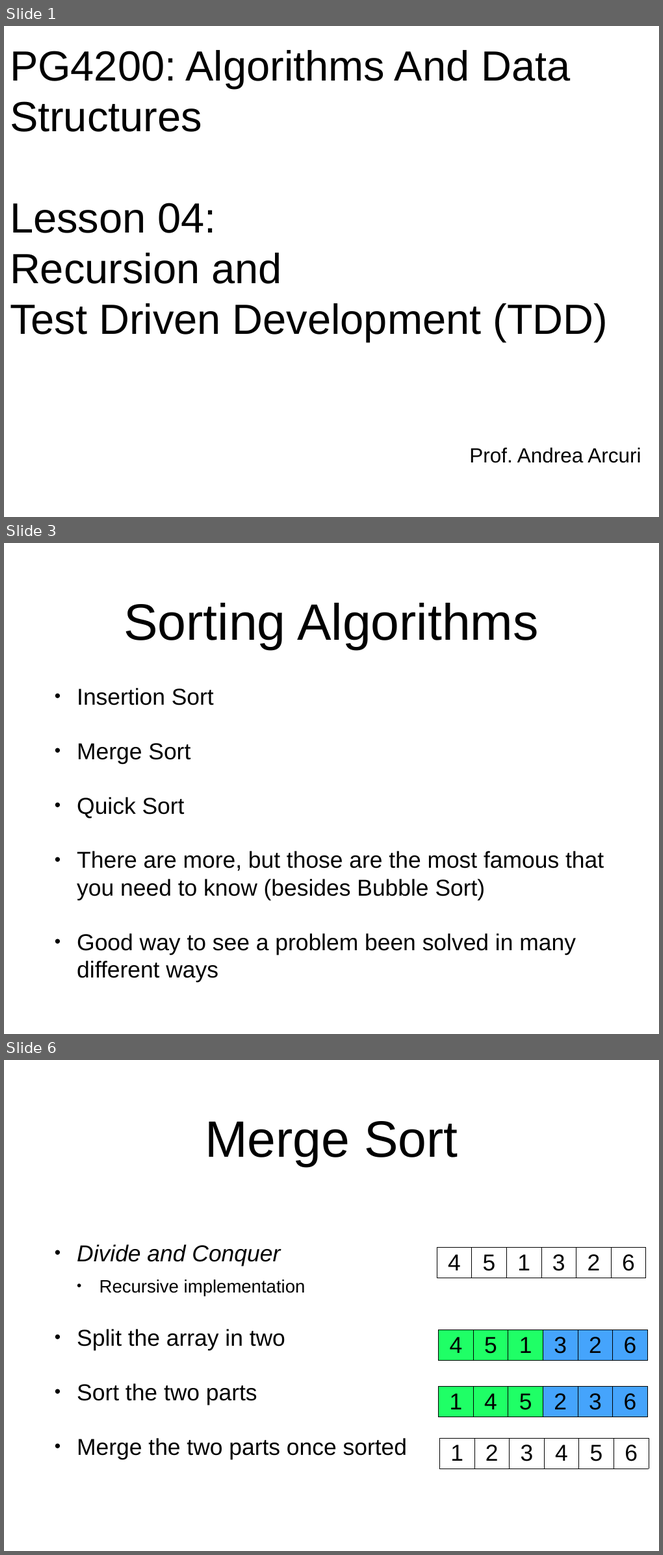
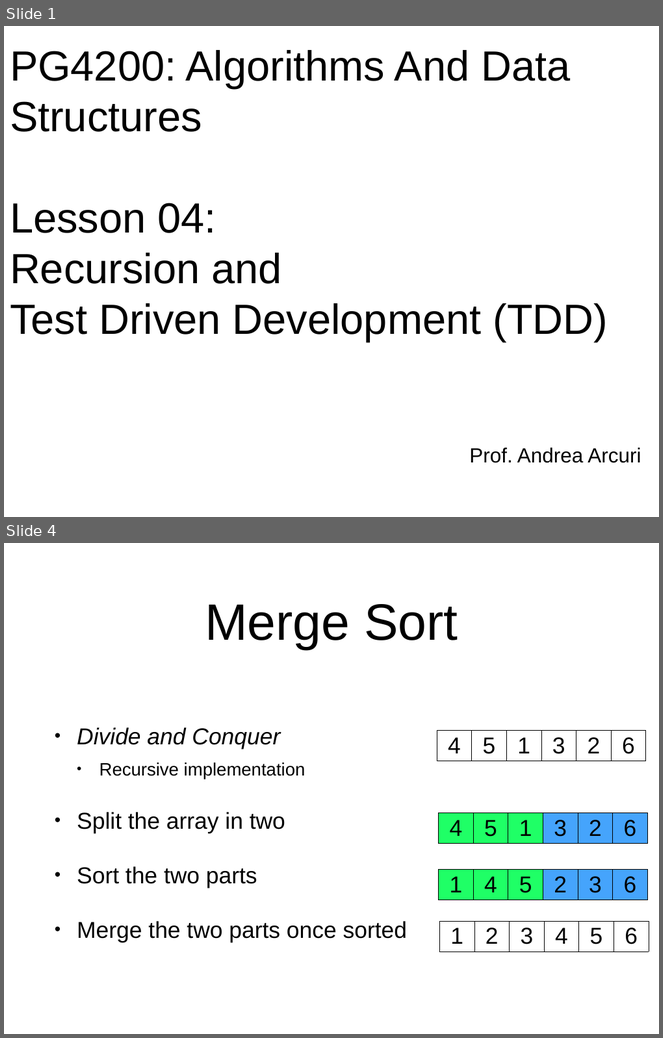
Before and after one commit to arcuri82/algorithms, a slide deck: docs/slides/04/04_recursion_tdd.pptx. Shown one above the other, each under a label of ours: slides 1, 3 and 6 before the commit, slides 1 and 4 after it; the slides between them are not shown. The pictures are 663x1555 and 663x1038 pixels, drawn with LibreOffice and Linux fonts; fonts in the diff are those of the drawing. Boxes give left, top, right and bottom in pixels: in the first picture for what was removed or moved away, otherwise in the second. Text is boxed around its words. In the diff, an @@ line names an element or a change of style, - is before the commit and + after.

Commit message:
moving Insertion Sort into les03, + refactoring

```diff
--- a/docs/slides/04/04_recursion_tdd.pptx
+++ b/docs/slides/04/04_recursion_tdd.pptx
@@ slide 3 removed at <box>4,543,659,1034</box>, background #FFFFFF @@
@@ title removed at <box>124,603,539,650</box> @@
-Sorting Algorithms
@@ text removed at <box>77,688,604,983</box> @@
-• Insertion Sort
-• Merge Sort
-• Quick Sort
-• There are more, but those are the most famous that you need to know (besides Bubble Sort)
-• Good way to see a problem been solved in many different ways
@@ what was slide 6 is now slide 4 @@
```
Also in this commit, not shown: 2 slides added, 3 other slides removed, 21 other files.
